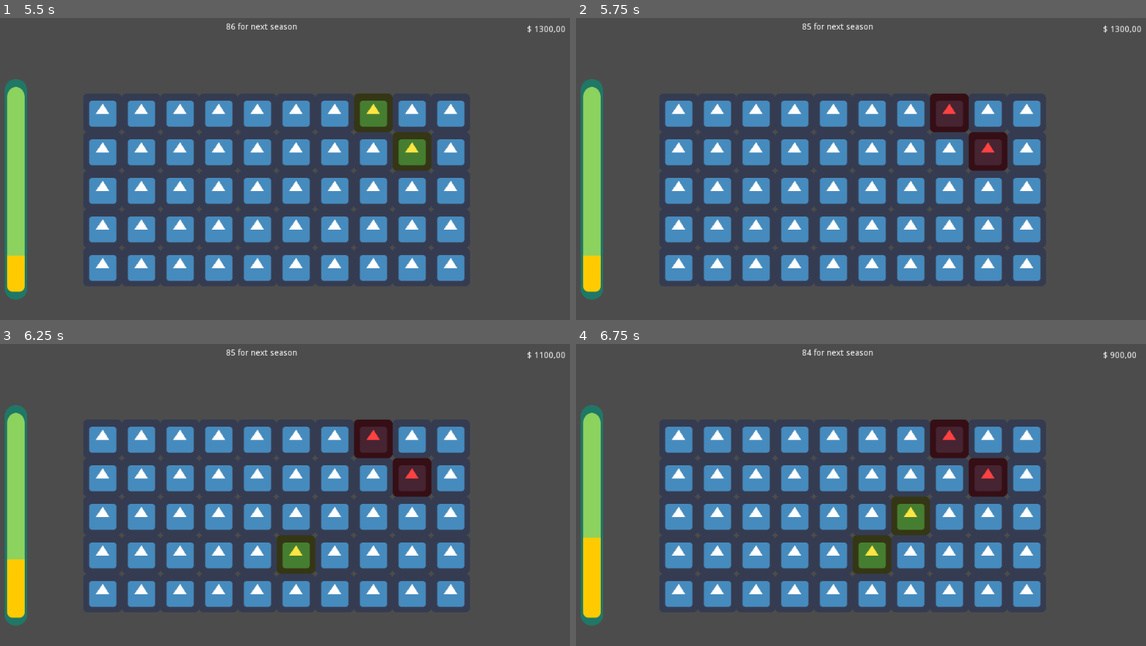
Above: before the commit, frames 1-4 (two rows, left to right).
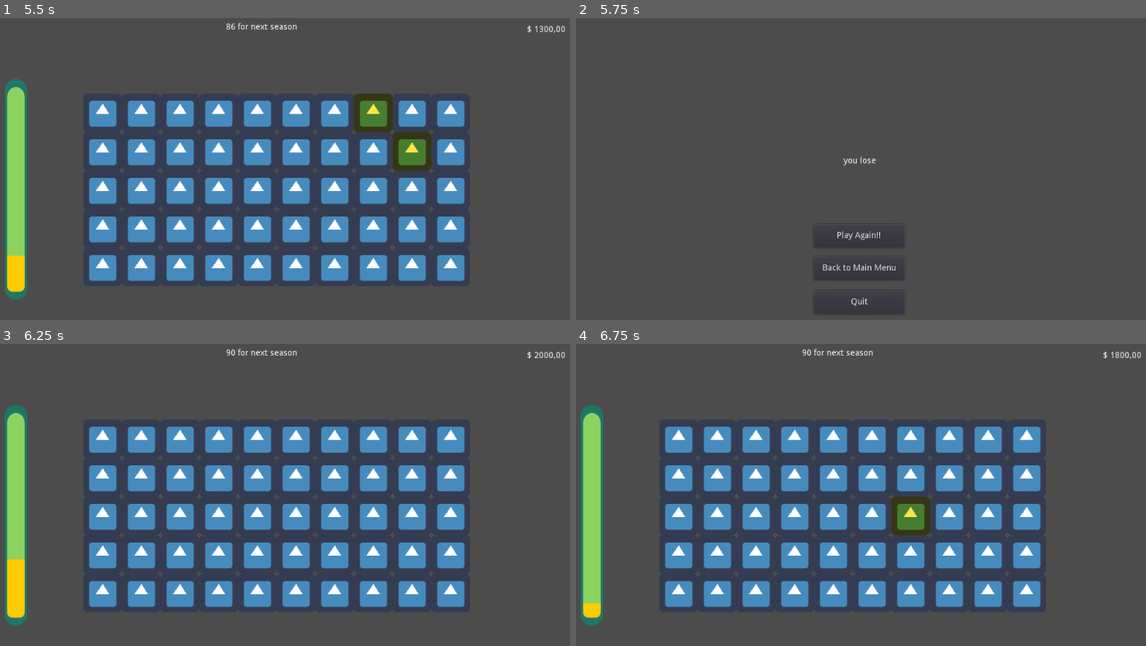
Above: after the commit, the same moments.

Repository: henriiquecampos/tillage-fever
Game: Godot game, scene res://screens/main/main_screen.tscn
Same seed, same stepped clock (60 frames per second), same inputs: the game is played once before the commit and once after it. The engine's default icon, where the game draws it, is replaced by a stand-in: a white triangle on a blue panel in a dark square.
Inputs (mouse positions are in pixels of both pictures, inside the frame that each line leads up to):
- Up to frame 1 (5.5 s): click "Play" at 0.5 s; tap Enter at 1.25, 2.75, 4.25 s; move the mouse to (427, 165) at 1.27 s; press the mouse at (427, 165) at 1.28 s; tap Space at 2, 3.5, 5 s; move the mouse to (171, 202) at 2.02 s; release the mouse at (171, 202) at 2.03 s; click (171, 202) at 2.1 s; move the mouse to (353, 102) at 2.77 s; press the mouse at (353, 102) at 2.78 s; move the mouse to (262, 256) at 3.52 s; release the mouse at (262, 256) at 3.53 s; click (262, 256) at 3.6 s; move the mouse to (478, 238) at 4.27 s; press the mouse at (478, 238) at 4.28 s; move the mouse to (108, 129) at 5.02 s; release the mouse at (108, 129) at 5.03 s; click (108, 129) at 5.1 s
- Up to frame 2 (5.75 s): no input
- Up to frame 3 (6.25 s): click (285, 561) at 5.75 s, where only the run after the commit has a clickable "Play Again!!"
- Up to frame 4 (6.75 s): move the mouse to (900, 510) at 6.52 s; press the mouse at (900, 510) at 6.53 s

Frame 1 is identical in both runs. In frame 2, 25% of the frame differs, in the area x 0-100%, y 1-98%; in frame 3, 2.6%; in frame 4, 3.3%.

Commit message:
Changed Gaunge lose behavior to call the Lose Screen from parent

Diff:
--- a/source/objects/gauge/gauge.gd
+++ b/source/objects/gauge/gauge.gd
@@ -15,4 +15,4 @@
 	spread = (spread * 100)/max_value
 	var dif = (abs(spread - (value*100/max_value)))
 	if dif >= 30:
-		print("game_over")
+		get_parent().change_scene("res://screens/lose/lose_screen.tscn")
